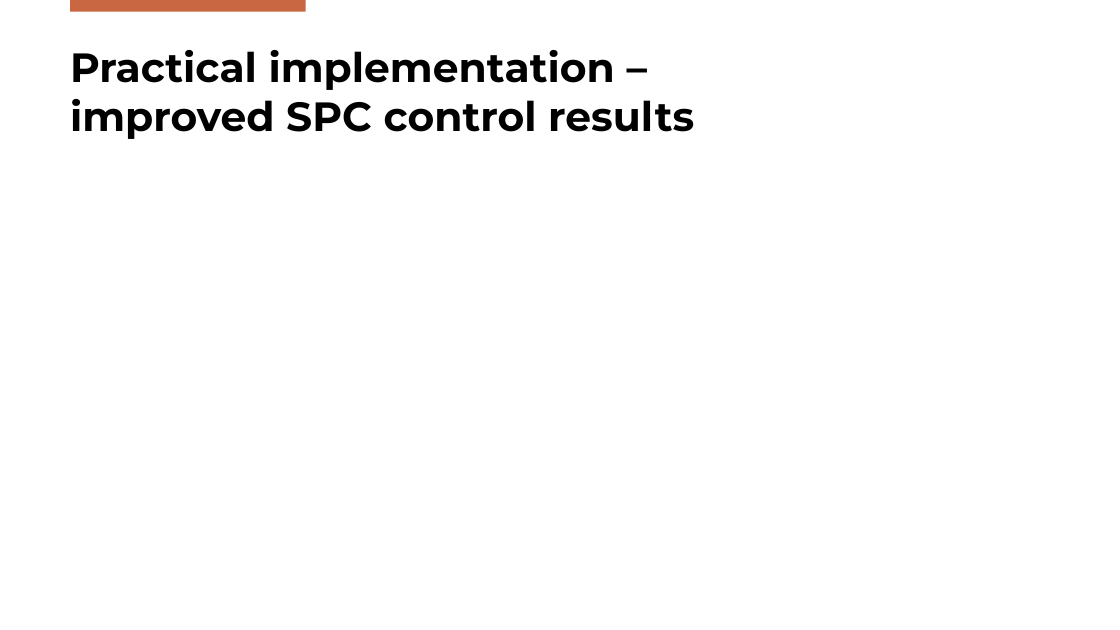
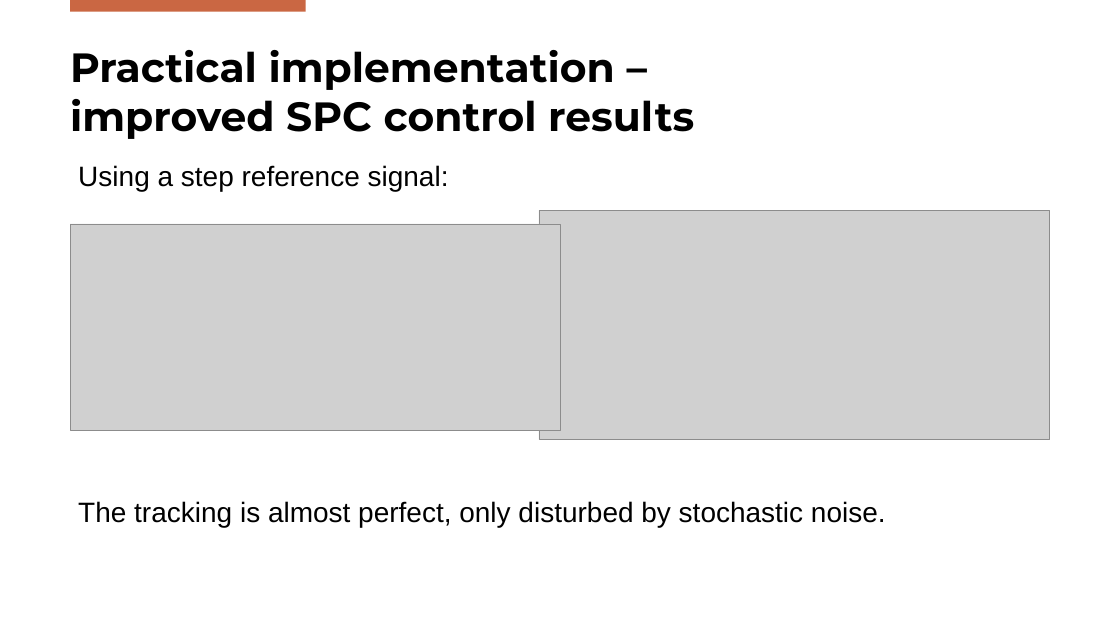
Before and after one commit to Gabriele-Mazzoleni/Progetto_ALES_aa_2025_2026, a slide deck: slide 28 of SPC_Presentation.pptx (slide 26 before the commit). Drawn at 1120x630 pixels with LibreOffice and Linux fonts; fonts in the diff are those of the drawing; grey boxes stand for pictures; background and template pictures are left out. Boxes give left, top, right and bottom in pixels: in the first picture for what was removed or moved away, otherwise in the second. Text is boxed around its words. In the diff, an @@ line names an element or a change of style, - is before the commit and + after.

```diff
--- a/SPC_Presentation.pptx
+++ b/SPC_Presentation.pptx
@@ text added at (x1=78, y1=165, x2=886, y2=527), 24 pt, text #000000 @@
+Using a step reference signal:
+The tracking is almost perfect, only disturbed by stochastic noise.
@@ picture added at (x1=70, y1=224, x2=560, y2=431) @@
@@ picture added at (x1=539, y1=210, x2=1050, y2=439) @@
```
Also in this commit, not shown: 3 other slides changed, 4 slides added, 1 slide removed.
